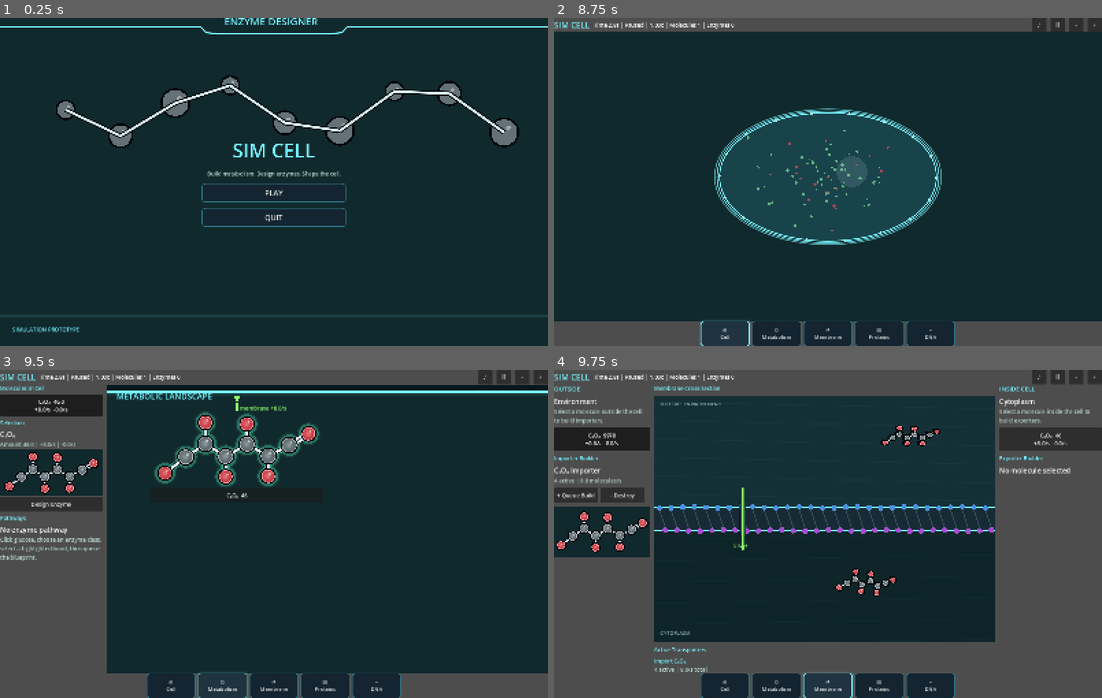
Above: before the commit, frames 1-4 (two rows, left to right).
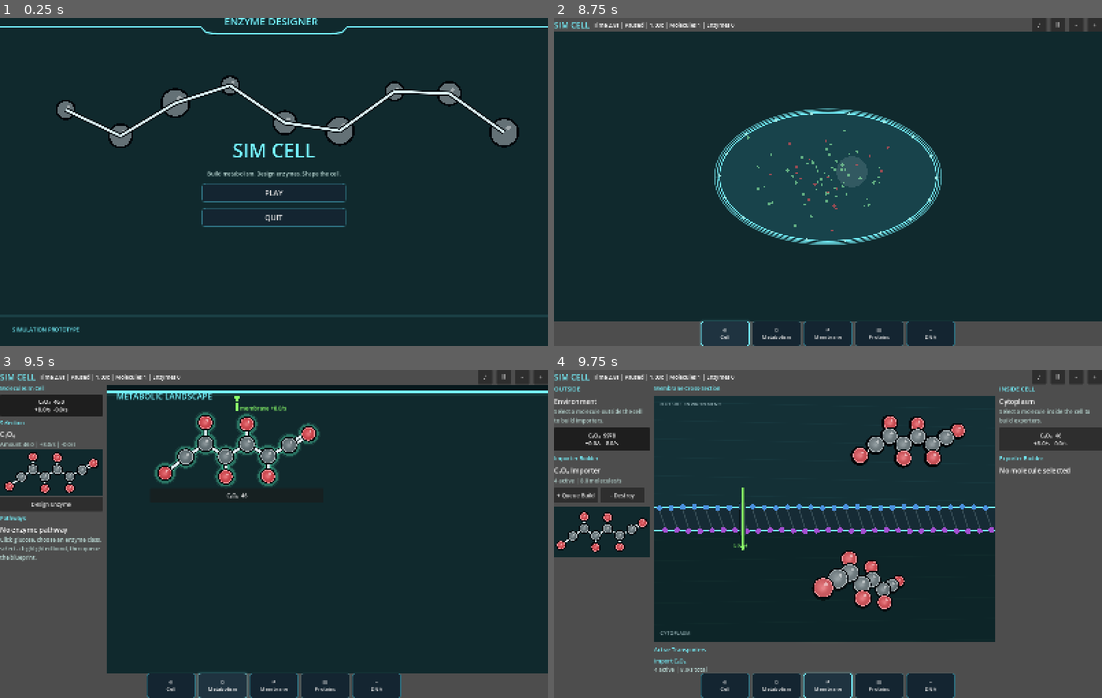
Above: after the commit, the same moments.

Repository: EliasEnglund/SimCell
Game: Godot game, scene res://scenes/main.tscn
The game is run twice, just before and just after one commit, with the same random seed, the same clock (stepped at 60 frames per second) and the same inputs.
Inputs:
- Up to frame 1 (0.25 s): no input
- Up to frame 2 (8.75 s): click "PLAY" at 0.5 s; click "♪" at 1.25 s; click "♫" at 2 s; click "Ⅱ" at 2.75 s; click "-" at 3.5 s; click "+" at 4.25 s; click "C₆O₆ 46.0 +8.0/s -0.0/s" at 5 s; click "Design Enzyme" at 5.75 s; click "✂ LYASE" at 6.5 s; click "= REDUCTASE" at 7.25 s; click "◎ Cell" at 8 s
- Up to frame 3 (9.5 s): click "⌬ Metabolism" at 8.75 s
- Up to frame 4 (9.75 s): click "⇄ Membrane" at 9.5 s

Frames 1-3 are identical in both runs. In frame 4, 3.0% of the frame differs, in the area x 47-76%, y 13-74%.

Commit message:
Add rotating membrane molecule renderer

Diff:
--- a/scripts/ui/main.gd
+++ b/scripts/ui/main.gd
@@ -834,8 +834,6 @@
 class MembraneCrossSection:
 	extends Control
 
-	const MoleculeCanvasScript := preload("res://scripts/ui/molecule_canvas.gd")
-
 	var simulation
 	var _particles := {}
 	var _signature := ""
@@ -874,11 +872,9 @@
 			var key: String = item["key"]
 			if _particles.has(key):
 				continue
-			var node = MoleculeCanvasScript.new()
-			node.draw_background = false
-			node.scale_to_fit = true
-			node.fixed_zoom = 0.42
+			var node := FloatingMolecule3D.new()
 			node.mouse_filter = Control.MOUSE_FILTER_IGNORE
+			node.spin_seed = float(item.get("seed", 0.0))
 			node.set_molecule(simulation.molecule_types[item["id"]])
 			add_child(node)
 			item["node"] = node
@@ -976,8 +972,159 @@
 			var drift := Vector2(sin(_elapsed * (0.35 + seed) + seed * 19.0), cos(_elapsed * (0.28 + seed) + seed * 13.0)) * (18.0 + 18.0 * depth)
 			var perspective: float = 0.62 + depth * 0.36 + sin(_elapsed * 1.2 + seed * 23.0) * 0.045
 			node.position = Vector2(x, y) + drift - node_size * 0.5
-			node.rotation = sin(_elapsed * (0.55 + seed * 0.6) + seed * TAU) * 0.18
-			node.scale = Vector2(perspective, perspective * (0.86 + sin(_elapsed * 1.7 + seed * 11.0) * 0.09))
+			node.rotation = sin(_elapsed * (0.42 + seed * 0.35) + seed * TAU) * 0.08
+			node.scale = Vector2(perspective, perspective)
+
+class FloatingMolecule3D:
+	extends Control
+
+	var molecule: Dictionary = {}
+	var spin_seed := 0.0
+	var _elapsed := 0.0
+
+	func _ready() -> void:
+		set_process(true)
+
+	func set_molecule(value: Dictionary) -> void:
+		molecule = value
+		queue_redraw()
+
+	func _process(delta: float) -> void:
+		_elapsed += delta
+		queue_redraw()
+
+	func _draw() -> void:
+		if molecule.is_empty():
+			return
+		var atoms: Array = molecule.get("atoms", [])
+		var bonds: Array = molecule.get("bonds", [])
+		if atoms.is_empty():
+			return
+		var projected := _project_atoms(atoms)
+		var projected_bonds: Array[Dictionary] = []
+		for i in bonds.size():
+			var bond: Dictionary = bonds[i]
+			var a_index := int(bond.get("a", 0))
+			var b_index := int(bond.get("b", 0))
+			if a_index >= projected.size() or b_index >= projected.size():
+				continue
+			var a: Dictionary = projected[a_index]
+			var b: Dictionary = projected[b_index]
+			projected_bonds.append({
+				"a": a,
+				"b": b,
+				"order": int(bond.get("order", 1)),
+				"z": (float(a.get("z", 0.0)) + float(b.get("z", 0.0))) * 0.5
+			})
+		projected_bonds.sort_custom(func(a: Dictionary, b: Dictionary) -> bool:
+			return float(a.get("z", 0.0)) < float(b.get("z", 0.0))
+		)
+		for bond in projected_bonds:
+			_draw_projected_bond(bond)
+		projected.sort_custom(func(a: Dictionary, b: Dictionary) -> bool:
+			return float(a.get("z", 0.0)) < float(b.get("z", 0.0))
+		)
+		for atom in projected:
+			_draw_projected_atom(atom)
+
+	func _project_atoms(atoms: Array) -> Array[Dictionary]:
+		var min_pos := Vector2(INF, INF)
+		var max_pos := Vector2(-INF, -INF)
+		for atom in atoms:
+			var pos: Vector2 = atom.get("pos", Vector2.ZERO)
+			min_pos.x = minf(min_pos.x, pos.x)
+			min_pos.y = minf(min_pos.y, pos.y)
+			max_pos.x = maxf(max_pos.x, pos.x)
+			max_pos.y = maxf(max_pos.y, pos.y)
+		var graph_center := (min_pos + max_pos) * 0.5
+		var graph_size := max_pos - min_pos
+		var fit := minf(size.x / maxf(1.0, graph_size.x + 120.0), size.y / maxf(1.0, graph_size.y + 120.0))
+		var scale := clampf(fit * 1.8, 0.42, 0.82)
+		var yaw := _elapsed * (0.75 + spin_seed * 0.75) + spin_seed * TAU
+		var pitch := sin(_elapsed * 0.42 + spin_seed * 9.0) * 0.34
+		var cy := cos(yaw)
+		var sy := sin(yaw)
+		var cp := cos(pitch)
+		var sp := sin(pitch)
+		var center := size * 0.5
+		var camera := 620.0
+		var output: Array[Dictionary] = []
+		for i in atoms.size():
+			var atom: Dictionary = atoms[i]
+			var source: Vector2 = atom.get("pos", Vector2.ZERO) - graph_center
+			var x0 := source.x * scale
+			var y0 := source.y * scale
+			var z0 := source.y * scale * 0.18
+			var x1 := x0 * cy + z0 * sy
+			var z1 := -x0 * sy + z0 * cy
+			var y1 := y0 * cp - z1 * sp
+			var z2 := y0 * sp + z1 * cp
+			var perspective := camera / maxf(120.0, camera - z2)
+			output.append({
+				"element": str(atom.get("element", "C")),
+				"screen": center + Vector2(x1, y1) * perspective,
+				"z": z2,
+				"scale": perspective
+			})
+		return output
+
+	func _draw_projected_bond(bond: Dictionary) -> void:
+		var a: Dictionary = bond.get("a", {})
+		var b: Dictionary = bond.get("b", {})
+		var start: Vector2 = a.get("screen", Vector2.ZERO)
+		var end: Vector2 = b.get("screen", Vector2.ZERO)
+		var dir := end - start
+		if dir.length() < 1.0:
+			return
+		dir = dir.normalized()
+		var normal := Vector2(-dir.y, dir.x)
+		var avg_scale := (float(a.get("scale", 1.0)) + float(b.get("scale", 1.0))) * 0.5
+		var width := 6.0 * avg_scale
+		var trim := 22.0 * avg_scale
+		var offsets := [0.0]
+		if int(bond.get("order", 1)) == 2:
+			offsets = [-5.0 * avg_scale, 5.0 * avg_scale]
+		for offset in offsets:
+			var p0: Vector2 = start + dir * trim + normal * float(offset)
+			var p1: Vector2 = end - dir * trim + normal * float(offset)
+			draw_line(p0, p1, Color("02070b"), width + 6.0, true)
+			draw_line(p0, p1, Color("dbeff2"), width + 1.5, true)
+			draw_line(p0 + normal * 0.6, p1 + normal * 0.6, Color(1, 1, 1, 0.6), maxf(1.0, width * 0.32), true)
+
+	func _draw_projected_atom(atom: Dictionary) -> void:
+		var element := str(atom.get("element", "C"))
+		var pos: Vector2 = atom.get("screen", Vector2.ZERO)
+		var depth := clampf((float(atom.get("z", 0.0)) + 130.0) / 260.0, 0.0, 1.0)
+		var radius := _atom_radius(element) * float(atom.get("scale", 1.0)) * lerpf(0.82, 1.16, depth)
+		var base := _atom_color(element).lerp(Color.WHITE, depth * 0.16)
+		draw_circle(pos + Vector2(0, radius * 0.20), radius + 5.0, Color(0.0, 0.0, 0.0, 0.33))
+		draw_circle(pos, radius + 5.0, Color("02070b"))
+		draw_circle(pos, radius + 1.5, base.lightened(0.35))
+		draw_circle(pos, radius - 1.0, base.darkened(0.16))
+		for i in 8:
+			var t := float(i) / 7.0
+			var r := lerpf(radius * 0.84, radius * 0.20, t)
+			var offset := Vector2(-radius * 0.16, -radius * 0.15) * (1.0 - t)
+			var shade := base.darkened(0.12).lerp(base.lightened(0.28), t)
+			draw_circle(pos + offset, r, Color(shade.r, shade.g, shade.b, 0.28))
+		draw_circle(pos + Vector2(radius * 0.26, -radius * 0.39), radius * 0.20, Color(1, 1, 1, 0.42))
+		draw_circle(pos + Vector2(radius * 0.31, -radius * 0.43), radius * 0.10, Color(1, 1, 1, 0.22))
+
+	func _atom_radius(element: String) -> float:
+		if element == "C":
+			return 22.0
+		return 20.0
+
+	func _atom_color(element: String) -> Color:
+		if element == "O":
+			return Color("e95058")
+		if element == "P":
+			return Color("a34ed0")
+		if element == "N":
+			return Color("4a90df")
+		if element == "S":
+			return Color("ffe064")
+		return Color("728186")
 
 class DesignerTitleFrame:
 	extends Control
